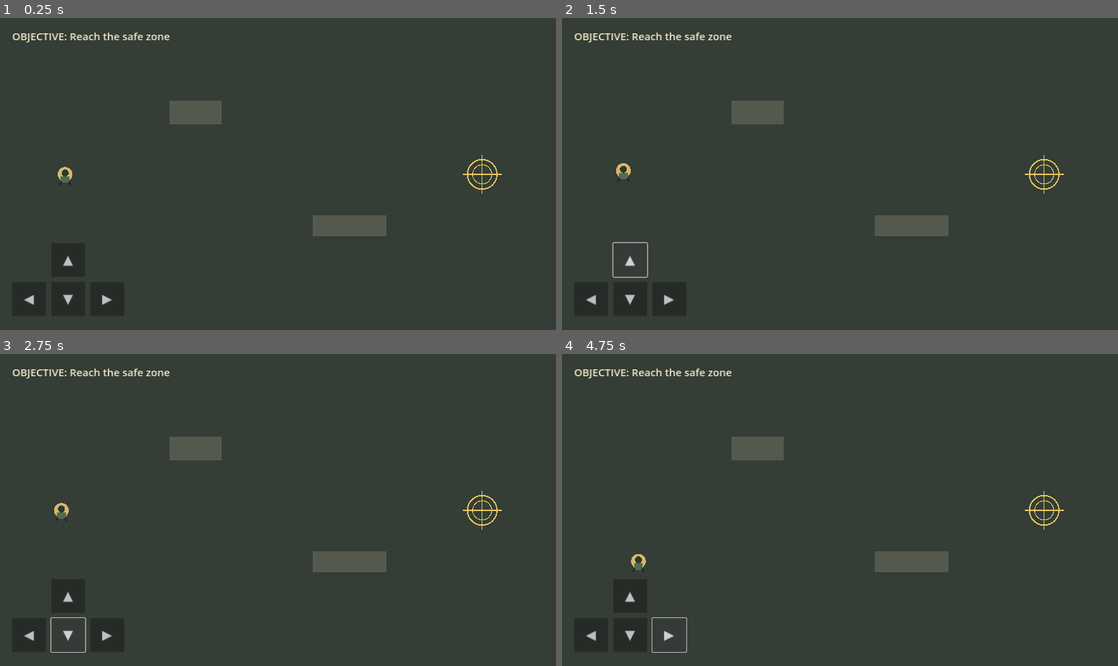
Above: before the commit, frames 1-4 (two rows, left to right).
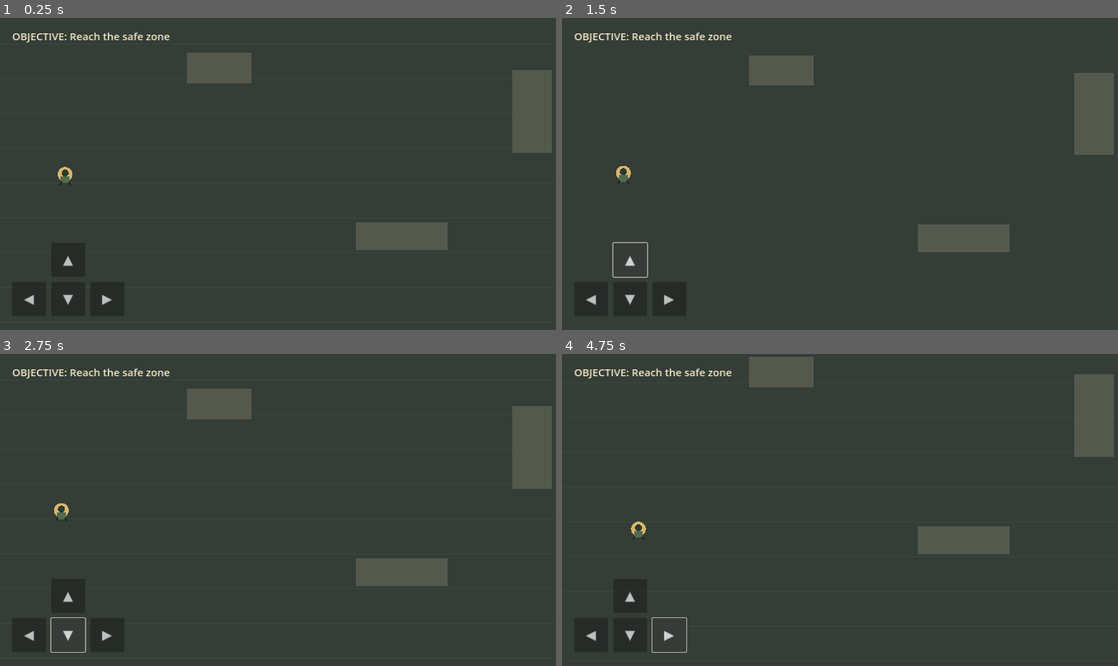
Above: after the commit, the same moments.

Repository: se01mb-spec/frontline-game
Game: Godot game, scene res://scenes/main.tscn
Same seed, same stepped clock (60 frames per second), same inputs: the game is played once before the commit and once after it.
Inputs:
- Up to frame 1 (0.25 s): no input
- Up to frame 2 (1.5 s): click "◀" at 0.5 s; click "▲" at 1.25 s
- Up to frame 3 (2.75 s): click "▼" at 2 s
- Up to frame 4 (4.75 s): click "▶" at 2.75 s; tap Enter at 3.5 s; hold D (move_right) 3.53-4.28 s; tap Space at 4.25 s; hold S (move_down) from 4.28 s (still down)

The runs differ from the first frame. In frame 1, 5.7% of the frame differs, in the area x 30-100%, y 11-75%; in frame 2, 5.8%; in frame 3, 5.7%; in frame 4, 6.2%, in the area x 12-100%, y 0-70%.

Commit message:
Add camera follow and physical level collisions

Diff:
--- a/scripts/main.gd
+++ b/scripts/main.gd
@@ -1,7 +1,8 @@
 extends Node2D
 
 const PLAYER_SCENE: PackedScene = preload("res://scenes/player.tscn")
-const MAP_SIZE := Vector2(1280.0, 720.0)
+const MAP_SIZE := Vector2(1920.0, 1080.0)
+const OBJECTIVE_POSITION := Vector2(1740.0, 540.0)
 
 var player: CharacterBody2D
 var objective_reached := false
@@ -9,15 +10,28 @@
 
 func _ready() -> void:
 	_setup_test_input()
+	_create_world_boundaries()
+	_create_obstacle(Rect2(430, 260, 150, 70))
+	_create_obstacle(Rect2(820, 650, 210, 64))
+	_create_obstacle(Rect2(1180, 300, 90, 190))
+	_create_obstacle(Rect2(1450, 760, 180, 70))
+
 	player = PLAYER_SCENE.instantiate()
-	player.position = Vector2(150.0, 360.0)
+	player.position = Vector2(150.0, 540.0)
 	add_child(player)
-	objective_label = Label.new()
-	objective_label.position = Vector2(28.0, 24.0)
-	objective_label.add_theme_font_size_override("font_size", 24)
-	objective_label.add_theme_color_override("font_color", Color("f3e8c5"))
-	objective_label.text = "OBJECTIVE: Reach the safe zone"
-	add_child(objective_label)
+
+	var camera := Camera2D.new()
+	camera.name = "FollowCamera"
+	camera.position_smoothing_enabled = true
+	camera.position_smoothing_speed = 5.0
+	camera.limit_left = 0
+	camera.limit_top = 0
+	camera.limit_right = int(MAP_SIZE.x)
+	camera.limit_bottom = int(MAP_SIZE.y)
+	player.add_child(camera)
+	camera.make_current()
+
+	_create_hud()
 	_create_touch_controls()
 	queue_redraw()
 
@@ -38,6 +52,34 @@
 	event.physical_keycode = key_code
 	if not InputMap.action_has_event(action_name, event):
 		InputMap.action_add_event(action_name, event)
+
+func _create_world_boundaries() -> void:
+	var thickness := 48.0
+	_create_obstacle(Rect2(-thickness, -thickness, MAP_SIZE.x + thickness * 2.0, thickness))
+	_create_obstacle(Rect2(-thickness, MAP_SIZE.y, MAP_SIZE.x + thickness * 2.0, thickness))
+	_create_obstacle(Rect2(-thickness, 0, thickness, MAP_SIZE.y))
+	_create_obstacle(Rect2(MAP_SIZE.x, 0, thickness, MAP_SIZE.y))
+
+func _create_obstacle(rect: Rect2) -> void:
+	var body := StaticBody2D.new()
+	body.position = rect.position + rect.size / 2.0
+	var shape_node := CollisionShape2D.new()
+	var shape := RectangleShape2D.new()
+	shape.size = rect.size
+	shape_node.shape = shape
+	body.add_child(shape_node)
+	add_child(body)
+
+func _create_hud() -> void:
+	var hud := CanvasLayer.new()
+	hud.name = "HUD"
+	add_child(hud)
+	objective_label = Label.new()
+	objective_label.position = Vector2(28.0, 24.0)
+	objective_label.add_theme_font_size_override("font_size", 24)
+	objective_label.add_theme_color_override("font_color", Color("f3e8c5"))
+	objective_label.text = "OBJECTIVE: Reach the safe zone"
+	hud.add_child(objective_label)
 
 func _create_touch_controls() -> void:
 	var layer := CanvasLayer.new()
@@ -64,24 +106,22 @@
 func _process(_delta: float) -> void:
 	if player == null or objective_reached:
 		return
-	if player.position.distance_to(Vector2(1110.0, 360.0)) < 42.0:
+	if player.position.distance_to(OBJECTIVE_POSITION) < 48.0:
 		objective_reached = true
 		objective_label.text = "OBJECTIVE COMPLETE — You reached safety"
-		queue_redraw()
 
 func _draw() -> void:
-	# Simple placeholder terrain, intentionally drawn in code to avoid external assets.
 	draw_rect(Rect2(Vector2.ZERO, MAP_SIZE), Color("343d36"), true)
-	for x in range(0, 1281, 80):
-		draw_line(Vector2(x, 0), Vector2(x, 720), Color(0.75, 0.78, 0.7, 0.07), 1.0)
-	for y in range(0, 721, 80):
-		draw_line(Vector2(0, y), Vector2(1280, y), Color(0.75, 0.78, 0.7, 0.07), 1.0)
-	# Placeholder cover objects for scale and navigation.
-	draw_rect(Rect2(390, 190, 120, 55), Color("55594d"), true)
-	draw_rect(Rect2(720, 455, 170, 48), Color("55594d"), true)
-	# Safe-zone objective marker.
-	var target := Vector2(1110.0, 360.0)
-	draw_arc(target, 34.0, 0.0, TAU, 48, Color("e6c75a"), 3.0)
-	draw_arc(target, 22.0, 0.0, TAU, 48, Color("e6c75a"), 2.0)
-	draw_line(target + Vector2(-45, 0), target + Vector2(45, 0), Color("e6c75a"), 2.0)
-	draw_line(target + Vector2(0, -45), target + Vector2(0, 45), Color("e6c75a"), 2.0)
+	for x in range(0, int(MAP_SIZE.x) + 1, 80):
+		draw_line(Vector2(x, 0), Vector2(x, MAP_SIZE.y), Color(0.75, 0.78, 0.7, 0.07), 1.0)
+	for y in range(0, int(MAP_SIZE.y) + 1, 80):
+		draw_line(Vector2(0, y), Vector2(MAP_SIZE.x, y), Color(0.75, 0.78, 0.7, 0.07), 1.0)
+	# Visual cover is paired with matching StaticBody2D collision shapes.
+	draw_rect(Rect2(430, 260, 150, 70), Color("55594d"), true)
+	draw_rect(Rect2(820, 650, 210, 64), Color("55594d"), true)
+	draw_rect(Rect2(1180, 300, 90, 190), Color("55594d"), true)
+	draw_rect(Rect2(1450, 760, 180, 70), Color("55594d"), true)
+	draw_arc(OBJECTIVE_POSITION, 38.0, 0.0, TAU, 48, Color("e6c75a"), 3.0)
+	draw_arc(OBJECTIVE_POSITION, 24.0, 0.0, TAU, 48, Color("e6c75a"), 2.0)
+	draw_line(OBJECTIVE_POSITION + Vector2(-48, 0), OBJECTIVE_POSITION + Vector2(48, 0), Color("e6c75a"), 2.0)
+	draw_line(OBJECTIVE_POSITION + Vector2(0, -48), OBJECTIVE_POSITION + Vector2(0, 48), Color("e6c75a"), 2.0)
